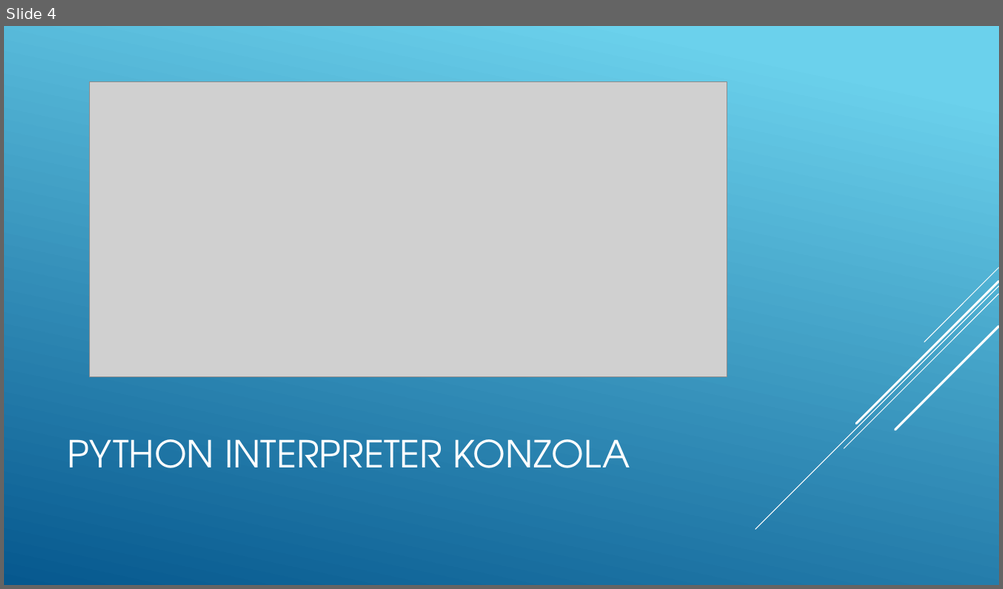
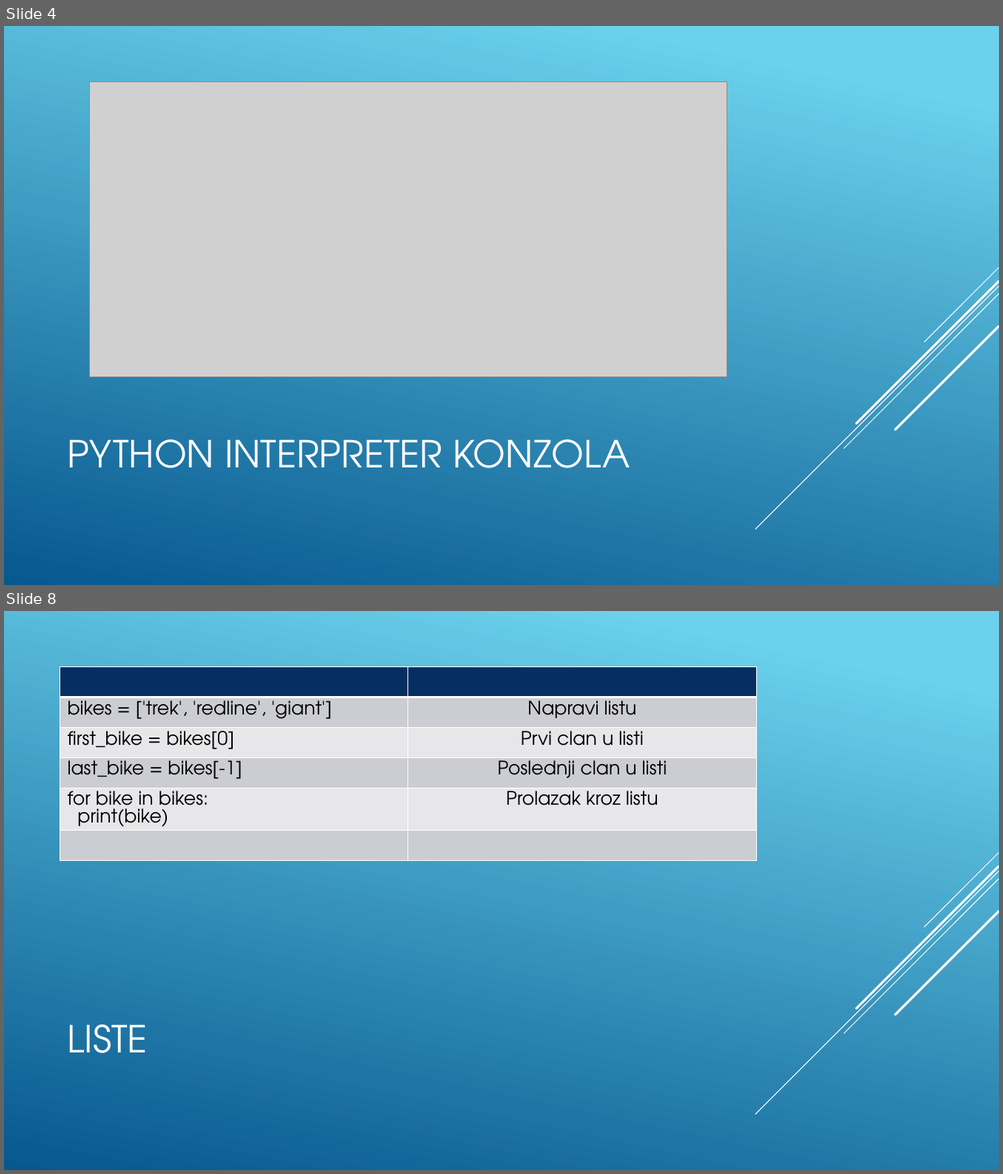
Before and after one commit to ivan95603/Blok2018, a slide deck: PythonPredavanje/Python.pptx. Shown one above the other, each under a label of ours: slide 4 before the commit, slides 4 and 8 after it; the slides between them are not shown. The pictures are 1003x589 and 1003x1174 pixels, drawn with LibreOffice and Linux fonts; fonts in the diff are those of the drawing; grey boxes stand for pictures. Boxes give left, top, right and bottom in pixels: in the first picture for what was removed or moved away, otherwise in the second. Text is boxed around its words. In the diff, an @@ line names an element or a change of style, - is before the commit and + after.

```diff
--- a/PythonPredavanje/Python.pptx
+++ b/PythonPredavanje/Python.pptx
@@ slide 8 added at [4,611,999,1170], background gradient #6ED2EB to #06588E; not listed: 5 template elements that a slide beside it also shows @@
@@ table added at [60,667,757,871], 6 rows, 2 columns @@
+ | 
+bikes = ['trek', 'redline', 'giant'] | Napravi listu
+first_bike = bikes[0] | Prvi clan u listi
+last_bike = bikes[-1] | Poslednji clan u listi
+for bike in bikes: / print(bike) | Prolazak kroz listu
+ | 
@@ title added at [68,1025,148,1054], 36 pt, text #FFFFFF @@
+LISTE
```
Also in this commit, not shown: 2 slides changed, 3 other slides added, 6 other files.
